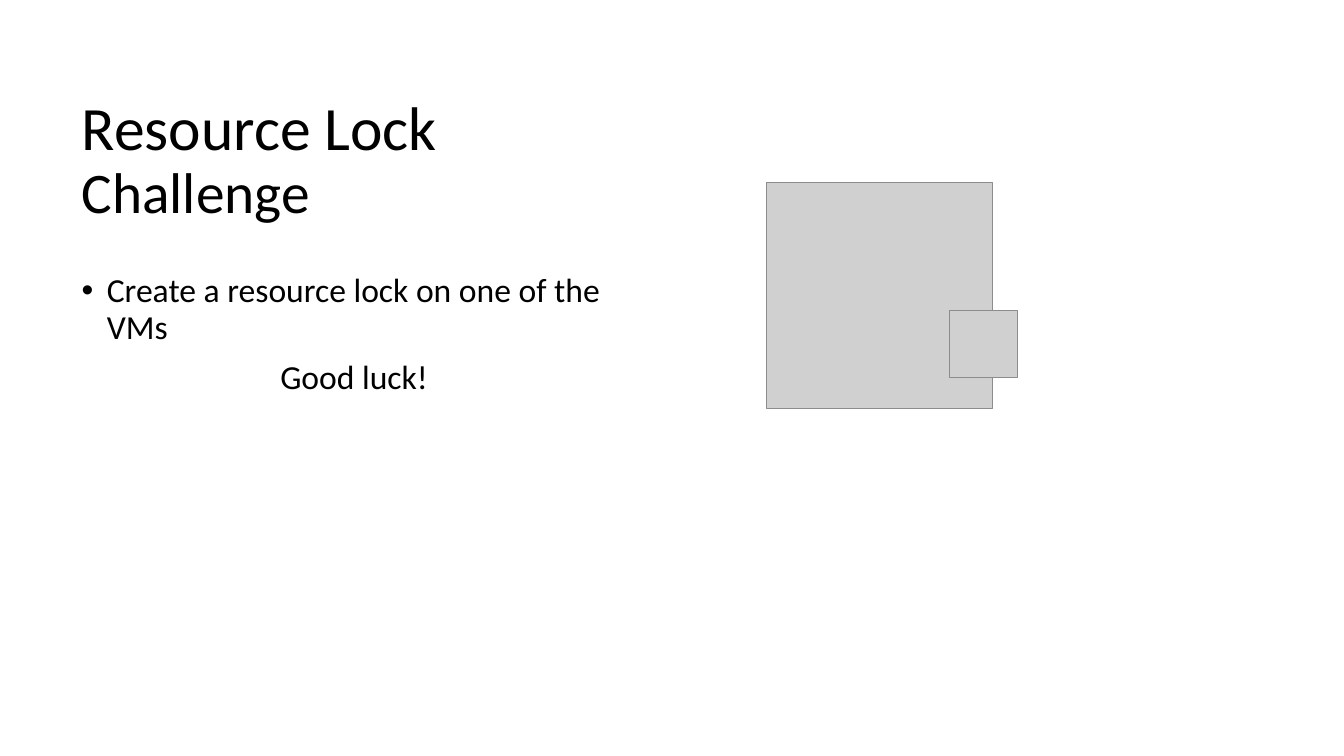
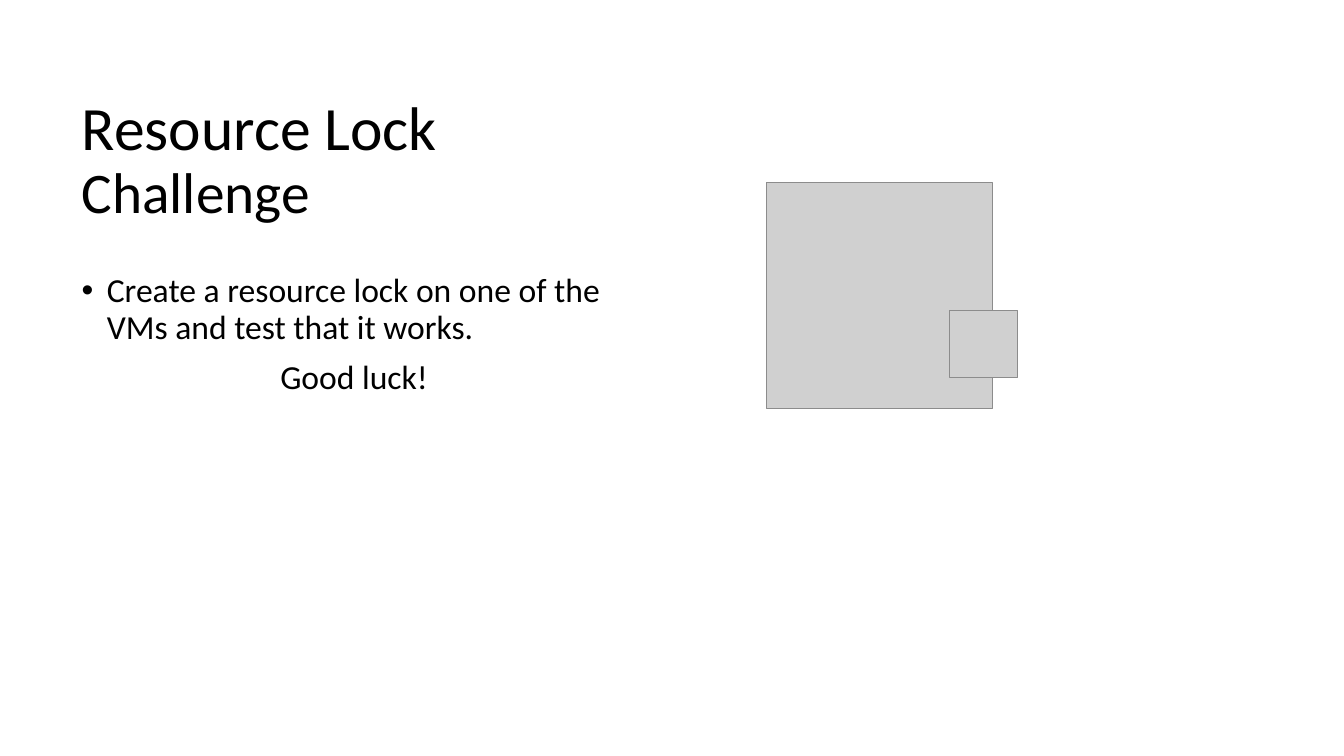
Before and after one commit to TheModin/AzureGovernance, a slide deck: slide 6 of Azure Governance Hack.pptx (slide 5 before the commit). Drawn at 1344x756 pixels with LibreOffice and Linux fonts; fonts in the diff are those of the drawing; grey boxes stand for pictures. Boxes give left, top, right and bottom in pixels: in the first picture for what was removed or moved away, otherwise in the second. Text is boxed around its words. In the diff, an @@ line names an element or a change of style, - is before the commit and + after.

```diff
--- a/Azure Governance Hack.pptx
+++ b/Azure Governance Hack.pptx
@@ text at [107, 278, 600, 340]: text changed @@
-• Create a resource lock on one of the VMs
+• Create a resource lock on one of the VMs and test that it works.
```
Also in this commit, not shown: 1 other slide changed, 2 slides added, 7 other files.
